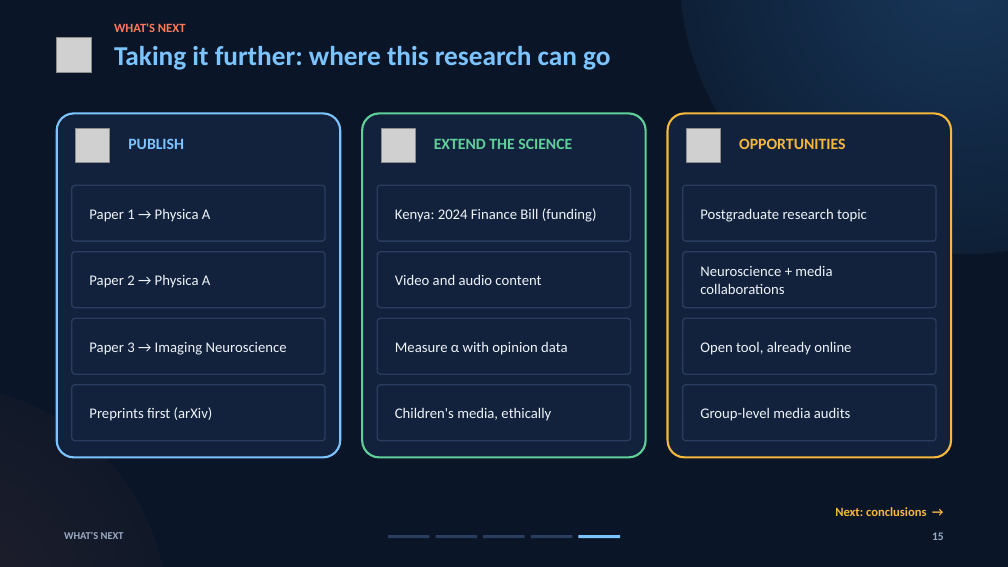
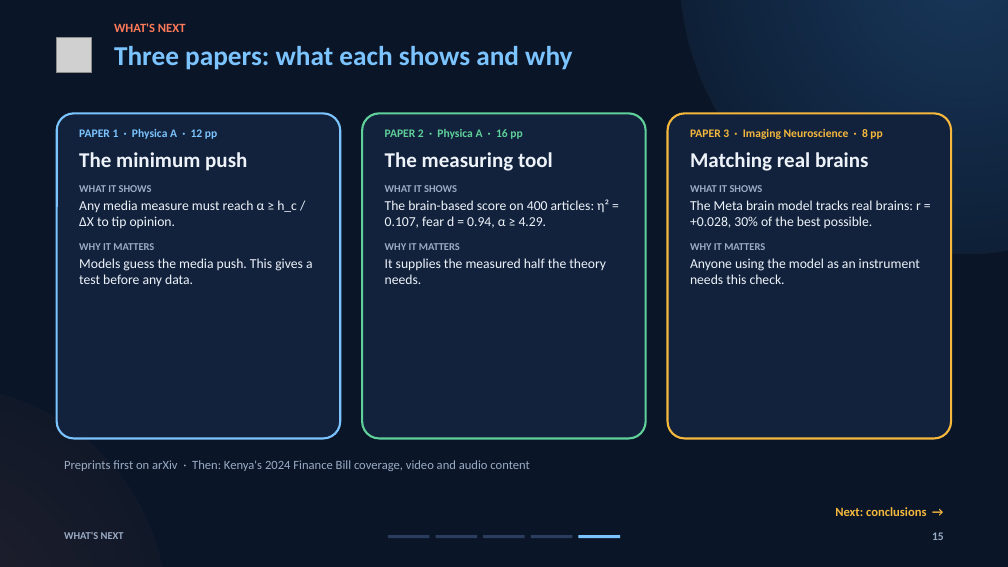
Before and after one commit to brn-mwai/monarch, a slide deck: slide 15 of docs/defence/Monarch_Defence_Deck.pptx. Drawn at 1008x567 pixels with LibreOffice and Linux fonts; fonts in the diff are those of the drawing; grey boxes stand for pictures. Boxes give left, top, right and bottom in pixels: in the first picture for what was removed or moved away, otherwise in the second. Text is boxed around its words. In the diff, an @@ line names an element or a change of style, - is before the commit and + after.

Commit message:
Backup of local work before freeing disk space

```diff
--- a/docs/defence/Monarch_Defence_Deck.pptx
+++ b/docs/defence/Monarch_Defence_Deck.pptx
@@ text at bbox=[114, 46, 572, 70]: text changed @@
-Taking it further: where this research can go
+Three papers: what each shows and why
@@ rounded rectangle: place and size @@
-rounded rectangle at bbox=[57, 113, 340, 457]
+rounded rectangle at bbox=[57, 113, 340, 439]
@@ rounded rectangle: place and size @@
-rounded rectangle at bbox=[362, 113, 646, 457]
+rounded rectangle at bbox=[362, 113, 646, 439]
@@ rounded rectangle: place and size @@
-rounded rectangle at bbox=[668, 113, 951, 457]
+rounded rectangle at bbox=[668, 113, 951, 439]
@@ picture removed at bbox=[76, 129, 110, 163] @@
@@ text added at bbox=[79, 129, 313, 286], 13 pt, text #EEF3FA @@
+PAPER 1 · Physica A · 12 pp
+The minimum push
+WHAT IT SHOWS
+Any media measure must reach α ≥ h_c / ΔX to tip opinion.
+WHY IT MATTERS
+Models guess the media push. This gives a test before any data.
@@ text removed at bbox=[128, 138, 184, 149] @@
-PUBLISH
@@ picture removed at bbox=[381, 129, 415, 163] @@
@@ text added at bbox=[385, 129, 609, 284], 13 pt, text #EEF3FA @@
+PAPER 2 · Physica A · 16 pp
+The measuring tool
+WHAT IT SHOWS
+The brain-based score on 400 articles: η² = 0.107, fear d = 0.94, α ≥ 4.29.
+WHY IT MATTERS
+It supplies the measured half the theory needs.
@@ text removed at bbox=[434, 138, 572, 149] @@
-EXTEND THE SCIENCE
@@ picture removed at bbox=[687, 129, 721, 163] @@
@@ text added at bbox=[690, 129, 921, 284], 13 pt, text #EEF3FA @@
+PAPER 3 · Imaging Neuroscience · 8 pp
+Matching real brains
+WHAT IT SHOWS
+The Meta brain model tracks real brains: r = +0.028, 30% of the best possible.
+WHY IT MATTERS
+Anyone using the model as an instrument needs this check.
@@ text removed at bbox=[739, 138, 845, 149] @@
-OPPORTUNITIES
@@ rounded rectangle removed at bbox=[72, 185, 325, 241] @@
-Paper 1 → Physica A
@@ rounded rectangle removed at bbox=[377, 185, 631, 241] @@
-Kenya: 2024 Finance Bill (funding)
@@ rounded rectangle removed at bbox=[683, 185, 936, 241] @@
-Postgraduate research topic
@@ rounded rectangle removed at bbox=[72, 252, 325, 308] @@
-Paper 2 → Physica A
@@ rounded rectangle removed at bbox=[377, 252, 631, 308] @@
-Video and audio content
@@ rounded rectangle removed at bbox=[683, 252, 936, 308] @@
-Neuroscience + media collaborations
@@ rounded rectangle removed at bbox=[72, 318, 325, 374] @@
-Paper 3 → Imaging Neuroscience
@@ rounded rectangle removed at bbox=[377, 318, 631, 374] @@
-Measure α with opinion data
@@ rounded rectangle removed at bbox=[683, 318, 936, 374] @@
-Open tool, already online
@@ rounded rectangle removed at bbox=[72, 385, 325, 441] @@
-Preprints first (arXiv)
@@ rounded rectangle removed at bbox=[377, 385, 631, 441] @@
-Children's media, ethically
@@ rounded rectangle removed at bbox=[683, 385, 936, 441] @@
-Group-level media audits
@@ text added at bbox=[64, 460, 529, 471], 12 pt, text #9AABC4 @@
+Preprints first on arXiv · Then: Kenya's 2024 Finance Bill coverage, video and audio content
```
Also in this commit, not shown: 6 other slides changed, 46 other files.
